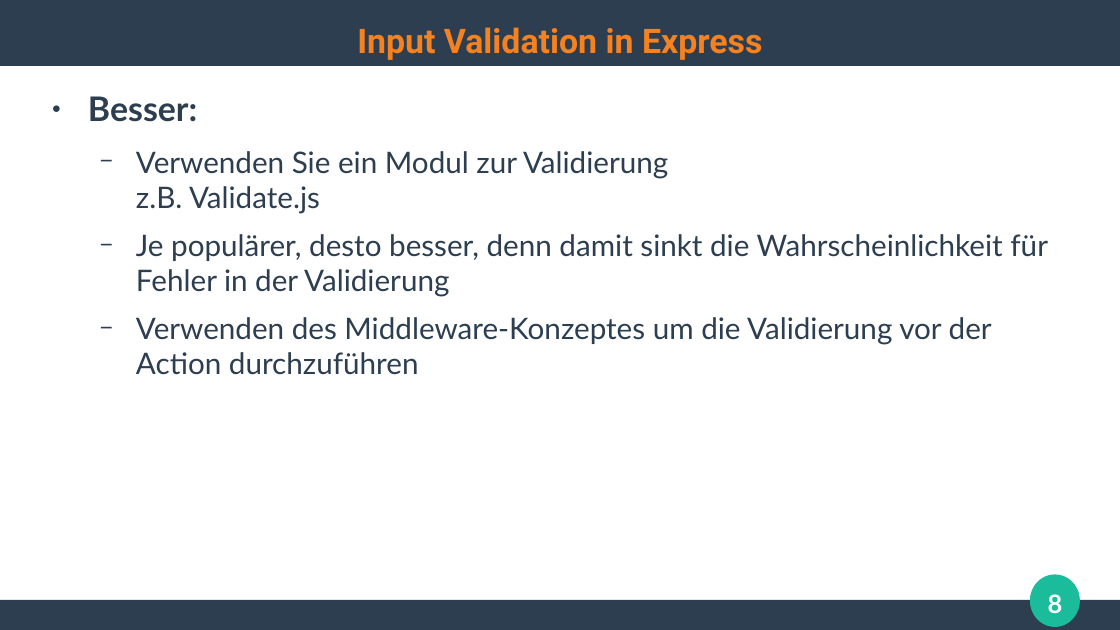
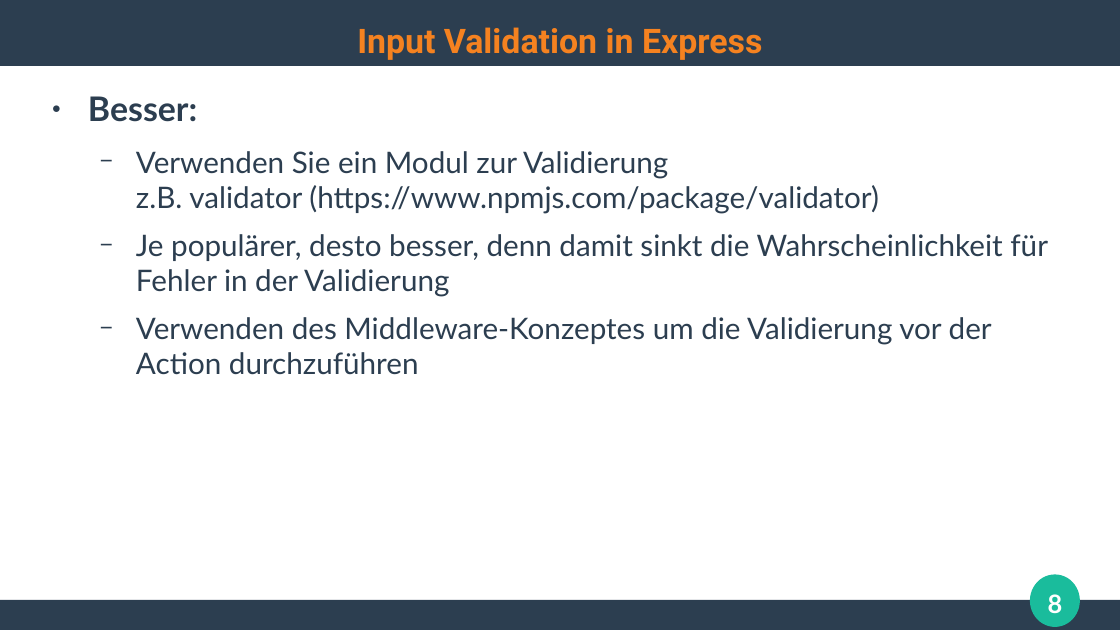
Before and after one commit to ghandmann/HS-AlbSig-WebAnwendungen2, a slide deck: slide 8 of Kapitel/06_WebSecurity.odp. Drawn at 1120x630 pixels with LibreOffice and Linux fonts; fonts in the diff are those of the drawing. Boxes give left, top, right and bottom in pixels: in the first picture for what was removed or moved away, otherwise in the second. Text is boxed around its words. In the diff, an @@ line names an element or a change of style, - is before the commit and + after.

Commit message:
update websec kapitel
- replace validate.js with validator
- update owsp top10 injectin ranking

```diff
--- a/Kapitel/06_WebSecurity.odp
+++ b/Kapitel/06_WebSecurity.odp
@@ text at (136,151,879,214): text changed @@
-  − Verwenden Sie ein Modul zur Validierung
-    z.B. Validate.js
+  − Verwenden Sie ein Modul zur Validierung
+    z.B. validator (https://www.npmjs.com/package/validator)
```
Also in this commit, not shown: 1 other slide changed.
